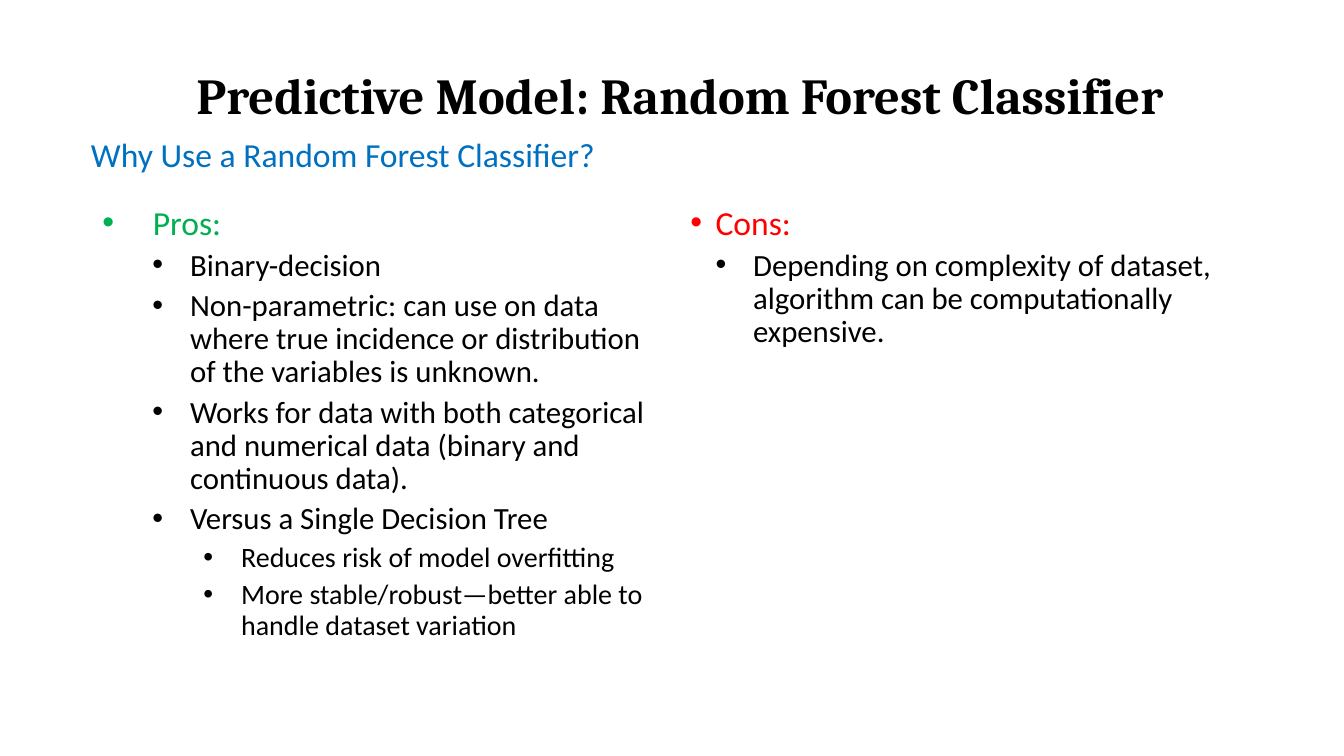
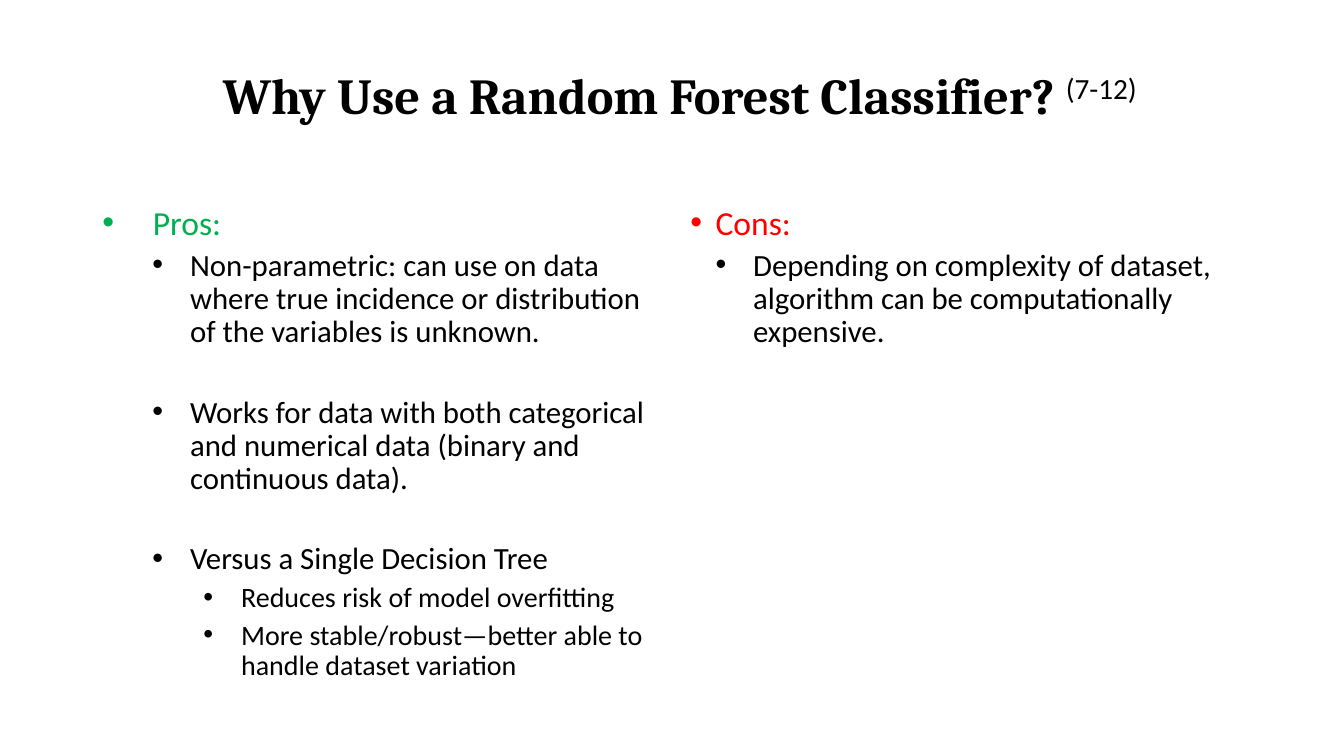
Before and after one commit to Ophelia82/Heart-Disease-Predictive-Model, a slide deck: slide 16 of Heart Disease Presentation.pptx. Drawn at 1344x756 pixels with LibreOffice and Linux fonts; fonts in the diff are those of the drawing. Boxes give left, top, right and bottom in pixels: in the first picture for what was removed or moved away, otherwise in the second. Text is boxed around its words. In the diff, an @@ line names an element or a change of style, - is before the commit and + after.

```diff
--- a/Heart Disease Presentation.pptx
+++ b/Heart Disease Presentation.pptx
@@ title at bbox=[223, 77, 1137, 125]: text changed @@
-Predictive Model: Random Forest Classifier
+Why Use a Random Forest Classifier? (7-12)
@@ subtitle removed at bbox=[91, 143, 594, 173] @@
-Why Use a Random Forest Classifier?
@@ text at bbox=[190, 254, 381, 281]: paragraph removed @@
-    • Binary-decision
```
Also in this commit, not shown: 12 other slides changed, 4 slides added, 5 slides removed.
